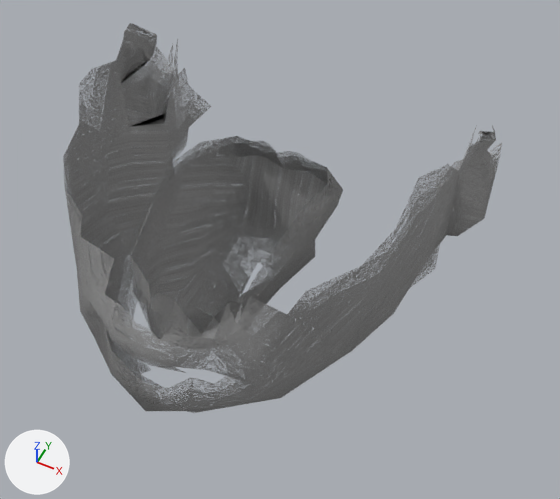
What one commit did to the glTF model assets/source/characters/parts/hair_m_mid/beard_short.glb.
Camera for both pictures: a 50 mm lens placed at (0.11, -0.245, 1.781), pointed at (0.015, -0.056, 1.545). The lights are fixed; the arrows at lower left show +X, +Y and +Z. The older version comes first. Objects named as collision shapes, trigger or cutter boxes, shadow casters or lower levels of detail are left out. Vertices at exactly the same position are counted once.

The scene before the commit, as lines of its bpy script (objects in view):
```python
me_beard_lod0 = bpy.data.meshes.new('beard_lod0')
me_beard_lod0.from_pydata(...)  # 320 vertices, 433 faces; spans x -0.086..0.086, y -0.136..0.015, z 1.499..1.609
me_beard_lod0.materials.append(mat_beard_short)
ob_beard_lod0 = bpy.data.objects.new('beard_lod0', me_beard_lod0)
ob_beard_lod0.location = (0.0, 0.0, 0.0)
```
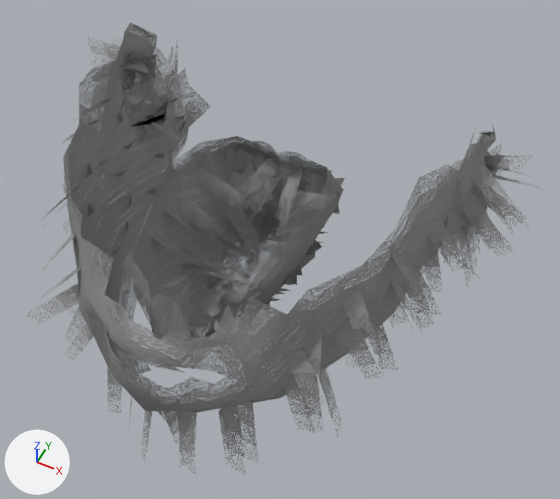
Edits to the scene script, one JSON object a line:
```json
{"block": "me_beard_lod0", "where": "# used by ob_beard_lod0; location = (0.0, 0.0, 0.0)"}
{"op": "remove", "block": "me_beard_lod0", "code": "me_beard_lod0.from_pydata(...)  # 320 vertices, 433 faces; spans x -0.086..0.086, y -0.136..0.015, z 1.499..1.609"}
{"op": "add", "block": "me_beard_lod0", "code": "me_beard_lod0.from_pydata(...)  # 1048 vertices, 783 faces; spans x -0.105..0.105, y -0.139..0.015, z 1.484..1.609"}
{"block": "me_beard_lod0", "change": "me_beard_lod0 part 1: 10 vertices moved from x -0.07..0.071, y -0.03..0.003, z 1.499..1.523 to x -0.071..0.07, y -0.03..0.003, z 1.502..1.525; 22 vertices removed from x -0.08..0.079, y -0.131..0.001, z 1.519..1.588; 750 vertices added at x -0.105..0.105, y -0.139..0.008, z 1.484..1.59"}
{"block": "me_beard_lod0", "change": "me_beard_lod0 part 2: 305 kept faces spanning x -0.086..0.086, y -0.136..0.015, z 1.502..1.609 get new texture (UV) coordinates"}
```

Changed parts and their boxes [x1, y1, x2, y2] in the pictures (560 x 499 px):
```json
{"object": "beard_lod0", "change": "reshaped", "before": [63, 23, 502, 413], "after": [28, 23, 540, 475], "on screen": "17% wider, 16% taller"}
{"part": 1, "of": "me_beard_lod0", "change": "built on", "before": [121, 38, 496, 411], "after": [28, 36, 540, 475]}
{"part": 2, "of": "me_beard_lod0", "change": "surface changed", "before": [64, 23, 502, 412], "after": [64, 23, 502, 412]}
```
